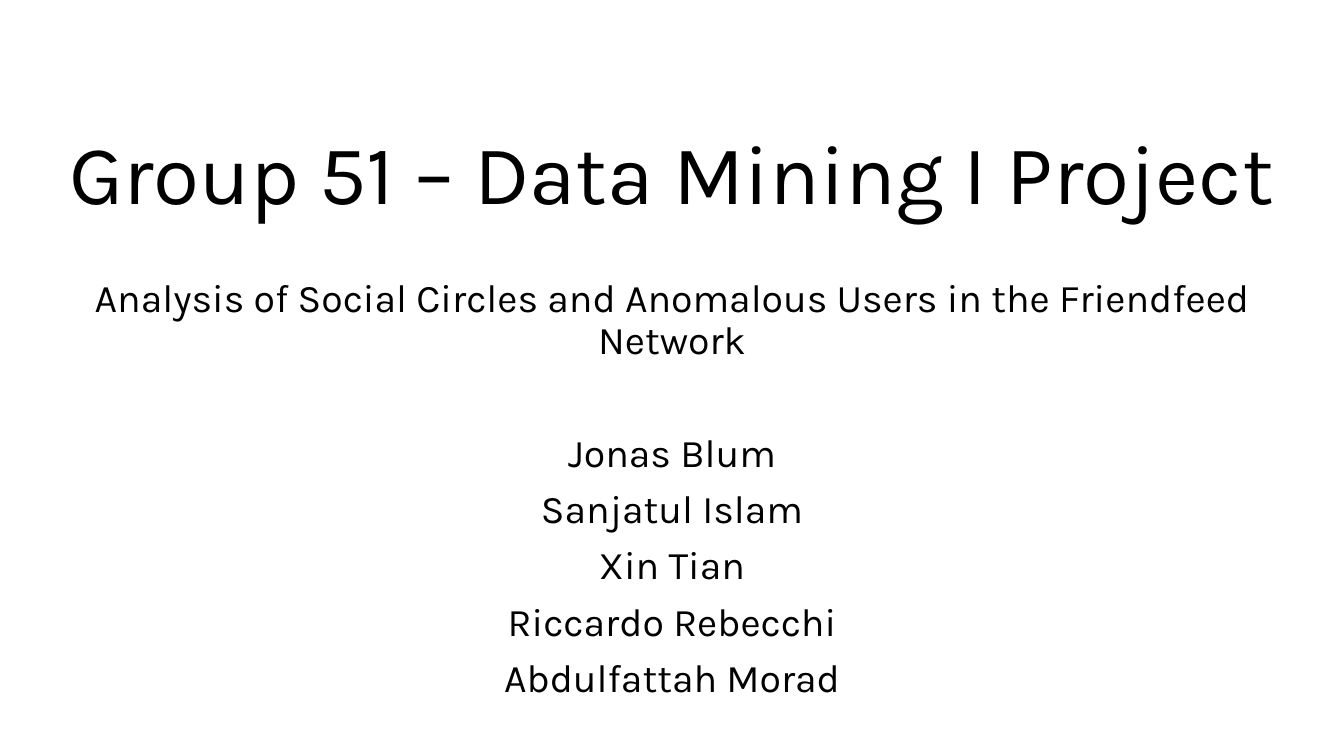
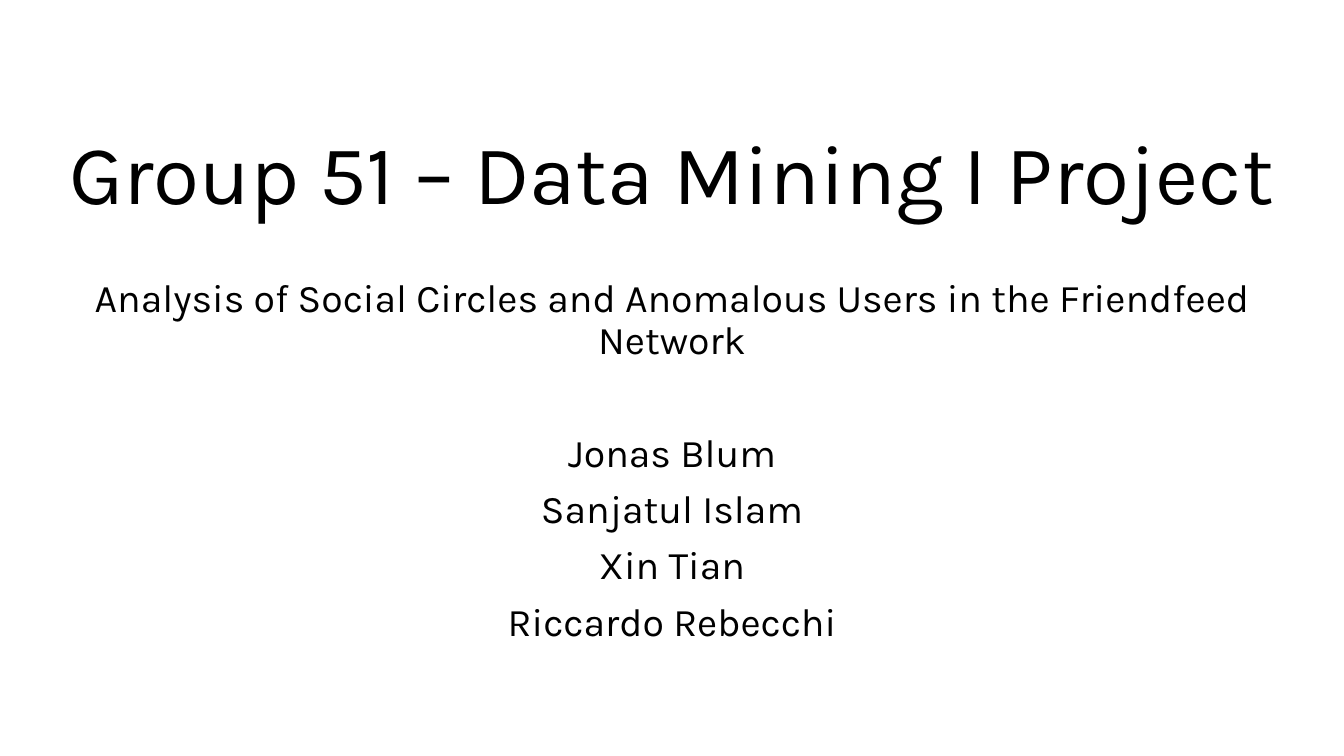
Before and after one commit to jonas-blum/data-mining-1, a slide deck: slide 1 of project/project-presentation-group51.pptx. Drawn at 1344x756 pixels with LibreOffice and Linux fonts; fonts in the diff are those of the drawing. Boxes give left, top, right and bottom in pixels: in the first picture for what was removed or moved away, otherwise in the second. Text is boxed around its words. In the diff, an @@ line names an element or a change of style, - is before the commit and + after.

```diff
--- a/project/project-presentation-group51.pptx
+++ b/project/project-presentation-group51.pptx
@@ subtitle at (x1=504, y1=665, x2=839, y2=693): paragraph removed @@
-Abdulfattah Morad
```
Also in this commit, not shown: 2 other slides changed, 4 slides added.
